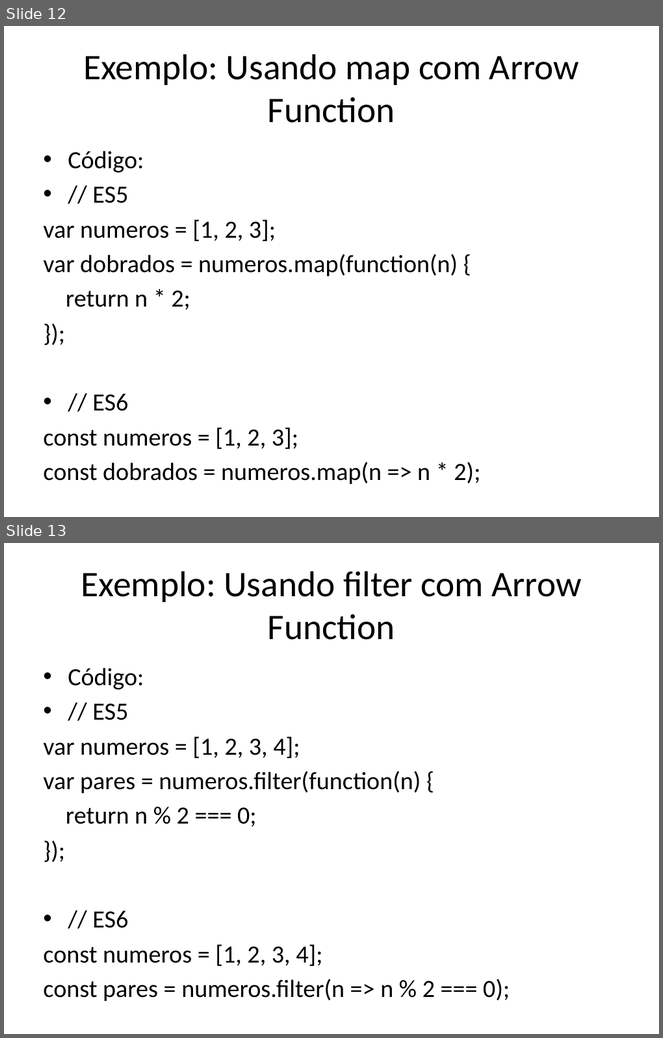
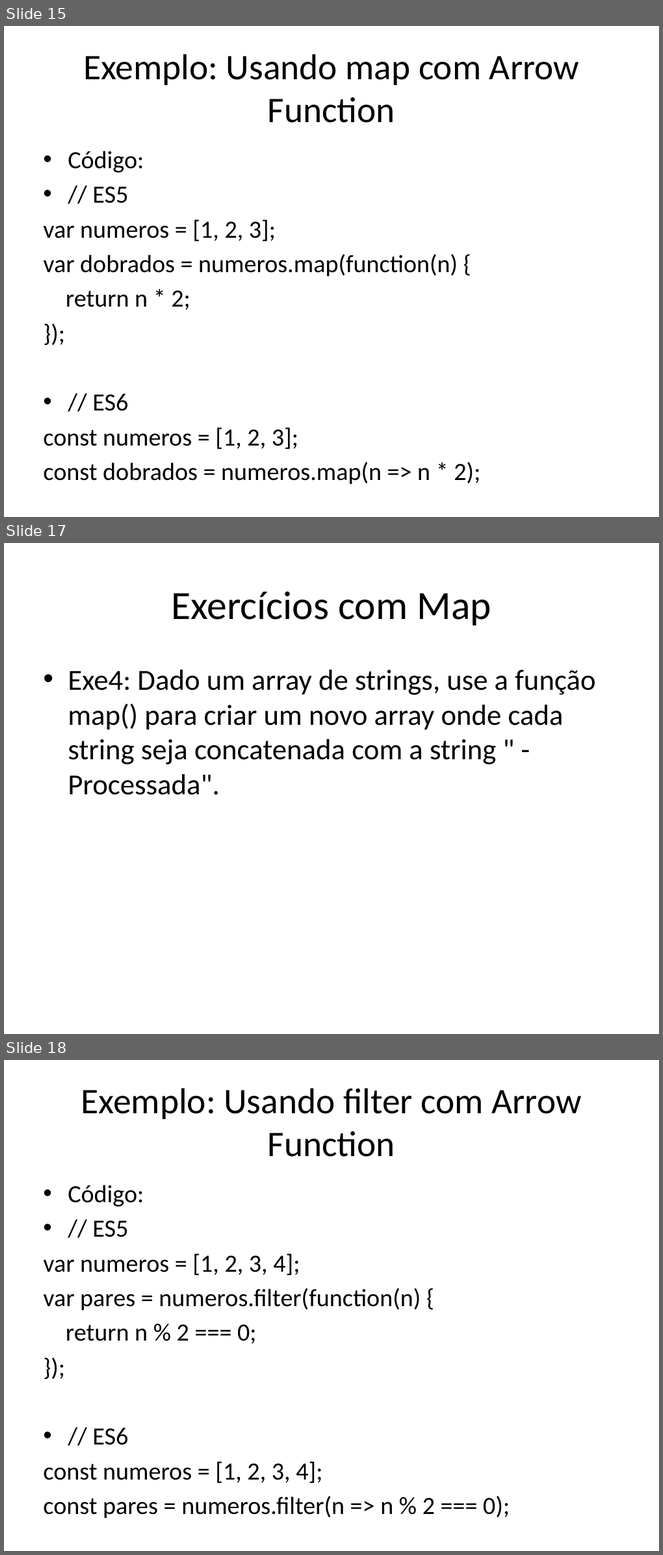
Before and after one commit to dfpires/progcomp2-2024a, a slide deck: ES5e6.pptx. Shown one above the other, each under a label of ours: slides 12 and 13 before the commit, slides 15, 17 and 18 after it; the slides between them are not shown. The pictures are 663x1038 and 663x1555 pixels, drawn with LibreOffice and Linux fonts; fonts in the diff are those of the drawing. Boxes give left, top, right and bottom in pixels: in the first picture for what was removed or moved away, otherwise in the second. Text is boxed around its words. In the diff, an @@ line names an element or a change of style, - is before the commit and + after.

```diff
--- a/ES5e6.pptx
+++ b/ES5e6.pptx
@@ slide 17 added at (4,543,659,1034), background #FFFFFF @@
@@ title added at (171,591,491,626), 44 pt, text #000000 @@
+Exercícios com Map
@@ text added at (68,670,596,795), 32 pt, text #000000 @@
+• Exe4: Dado um array de strings, use a função map() para criar um novo array onde cada string seja concatenada com a string " - Processada".
@@ what was slide 12 is now slide 15 @@
@@ what was slide 13 is now slide 18 @@
```
Also in this commit, not shown: 2 slides changed, 10 other slides added, 2 slides removed.
